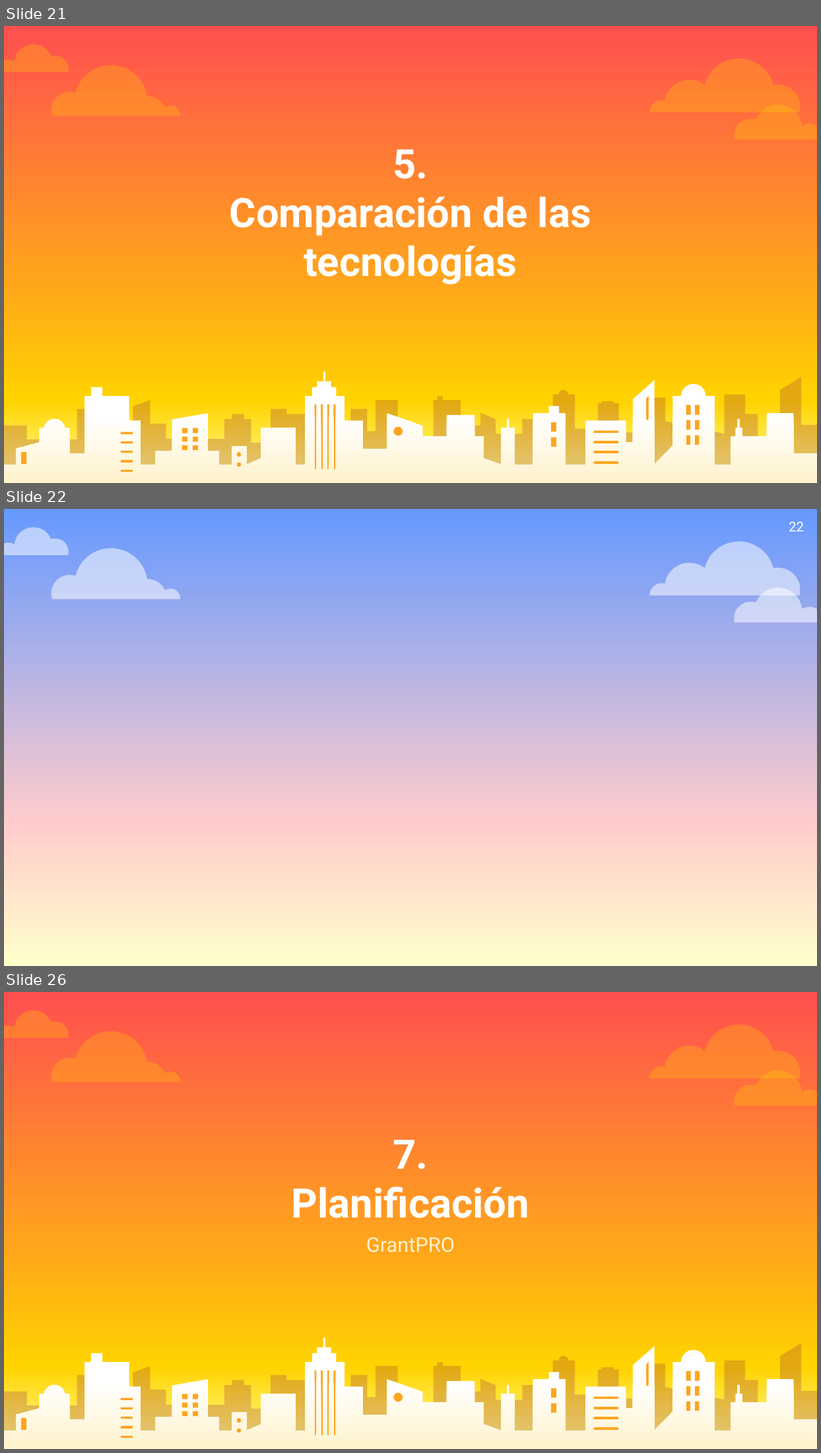
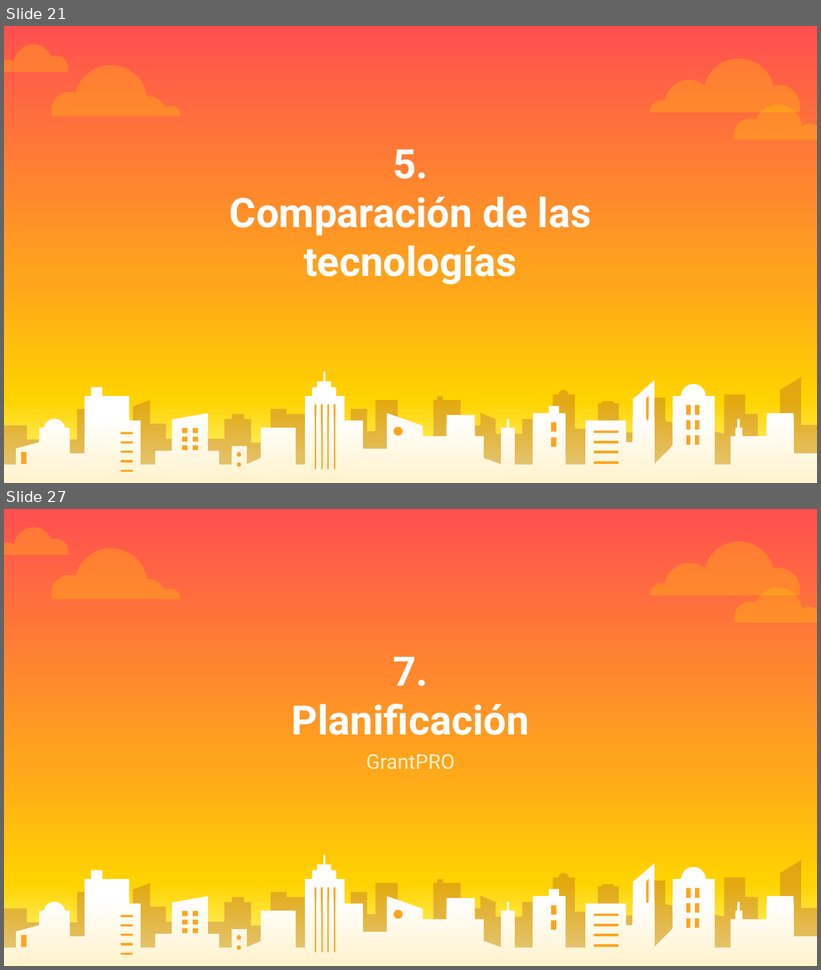
Before and after one commit to vizquierdouah/TG2, a slide deck: TG2_final.pptx. Shown one above the other, each under a label of ours: slides 21, 22 and 26 before the commit, slides 21 and 27 after it; the slides between them are not shown. The pictures are 821x1453 and 821x970 pixels, drawn with LibreOffice and Linux fonts; fonts in the diff are those of the drawing. Boxes give left, top, right and bottom in pixels: in the first picture for what was removed or moved away, otherwise in the second. Text is boxed around its words. In the diff, an @@ line names an element or a change of style, - is before the commit and + after.

```diff
--- a/TG2_final.pptx
+++ b/TG2_final.pptx
@@ slide 22 removed at [4, 509, 817, 966], background gradient #6699FF to #FFCCCC to #FFFFCC @@
@@ freeform shape removed at [4, 527, 69, 555] @@
@@ page number removed at [789, 522, 804, 531] @@
-22
@@ freeform shape removed at [51, 548, 180, 599] @@
@@ freeform shape removed at [649, 541, 800, 595] @@
@@ freeform shape removed at [734, 588, 817, 623] @@
@@ what was slide 26 is now slide 27 @@
```
Also in this commit, not shown: 4 slides changed, 2 slides added.
